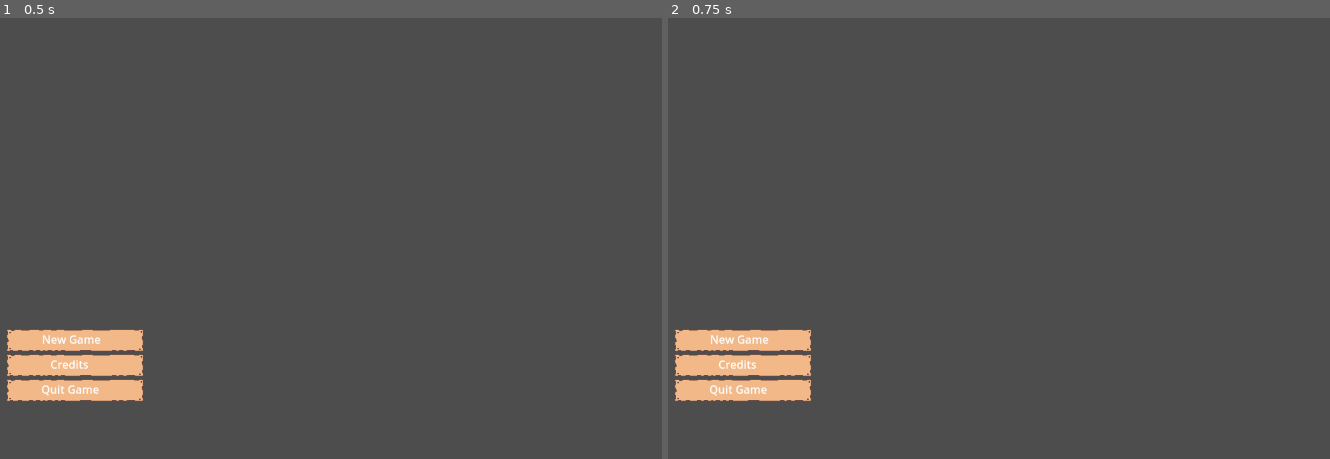
Above: before the commit, frames 1-2 (left to right).
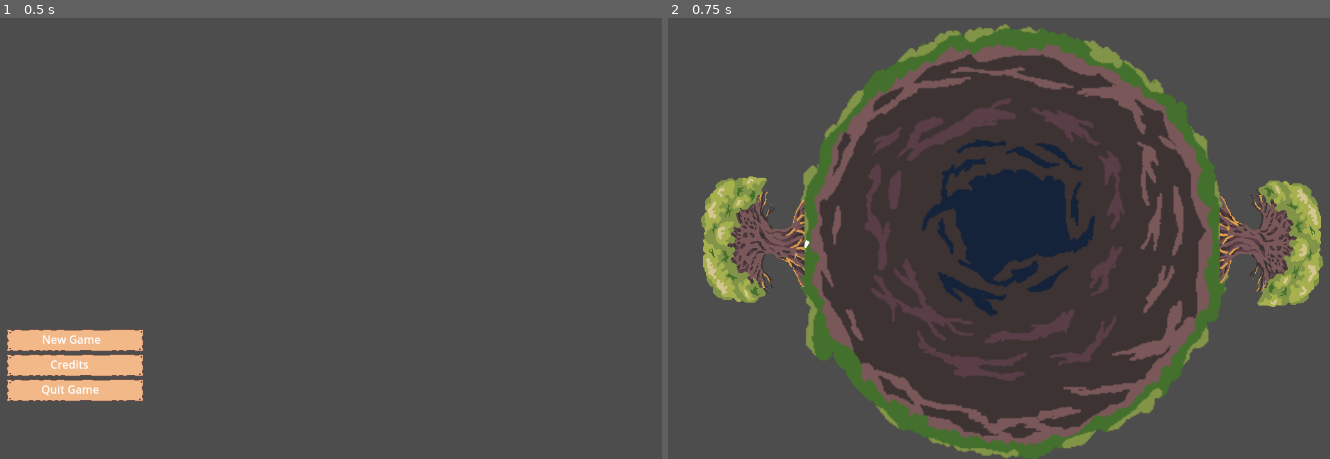
Above: after the commit, the same moments.

Repository: Rotta-Games/ragerootin
Game: Godot game, scene res://main.tscn
Same seed, same stepped clock (60 frames per second), same inputs: the game is played once before the commit and once after it. This scene is started directly instead of the project's main scene.
Inputs:
- Up to frame 1 (0.5 s): no input
- Up to frame 2 (0.75 s): click "New Game" at 0.5 s

Frame 1 is identical in both runs. In frame 2, 52% of the frame differs, in the area x 1-99%, y 1-100%.

Commit message:
Merge

Diff:
--- a/MainMenuControl.gd
+++ b/MainMenuControl.gd
@@ -3,7 +3,10 @@
 
 # Called when the node enters the scene tree for the first time.
 func _ready():
-	pass # Replace with function body.
+	$VBoxContainer/NewGameButton.grab_focus()
+
+func onNewGameButtonPressed():
+	get_tree().change_scene_to_file("res://game.tscn")
 
 func onQuitGameButtonPressed():
 	get_tree().quit()
--- a/game.tscn
+++ b/game.tscn
@@ -39,4 +39,43 @@
 [node name="RootTimer" type="Timer" parent="Player1"]
 wait_time = 0.01
 
+[node name="GUI" type="CanvasLayer" parent="."]
+visible = false
+
+[node name="Control" type="Control" parent="GUI"]
+layout_mode = 3
+anchors_preset = 15
+anchor_right = 1.0
+anchor_bottom = 1.0
+grow_horizontal = 2
+grow_vertical = 2
+
+[node name="ColorRect" type="ColorRect" parent="GUI/Control"]
+layout_mode = 1
+anchors_preset = 15
+anchor_right = 1.0
+anchor_bottom = 1.0
+grow_horizontal = 2
+grow_vertical = 2
+color = Color(1, 0.0980392, 0.478431, 1)
+
+[node name="CenterContainer" type="CenterContainer" parent="GUI/Control"]
+layout_mode = 1
+anchors_preset = 15
+anchor_right = 1.0
+anchor_bottom = 1.0
+grow_horizontal = 2
+grow_vertical = 2
+
+[node name="VBoxContainer" type="VBoxContainer" parent="GUI/Control/CenterContainer"]
+layout_mode = 2
+
+[node name="ResumeButton" type="Button" parent="GUI/Control/CenterContainer/VBoxContainer"]
+layout_mode = 2
+text = "Resume Game"
+
+[node name="QuitButton" type="Button" parent="GUI/Control/CenterContainer/VBoxContainer"]
+layout_mode = 2
+text = "Quit Game"
+
 [connection signal="timeout" from="Player1/RootTimer" to="Player1" method="_on_root_timer_timeout"]
--- a/main.tscn
+++ b/main.tscn
@@ -56,4 +56,5 @@
 offset_bottom = 36.0
 text = "Quit Game"
 
+[connection signal="pressed" from="Control/VBoxContainer/NewGameButton" to="Control" method="onNewGameButtonPressed"]
 [connection signal="pressed" from="Control/VBoxContainer/QuitGameButton" to="Control" method="onQuitGameButtonPressed"]
--- a/project.godot
+++ b/project.godot
@@ -41,6 +41,14 @@
 "roughness/src_normal": ""
 }
 
+[input]
+
+pause={
+"deadzone": 0.5,
+"events": [Object(InputEventKey,"resource_local_to_scene":false,"resource_name":"","device":0,"window_id":0,"alt_pressed":false,"shift_pressed":false,"ctrl_pressed":false,"meta_pressed":false,"pressed":false,"keycode":0,"physical_keycode":4194305,"key_label":0,"unicode":0,"echo":false,"script":null)
+]
+}
+
 [rendering]
 
 renderer/rendering_method="gl_compatibility"
Not shown: 1 places in game.tscn that only renumber resources
